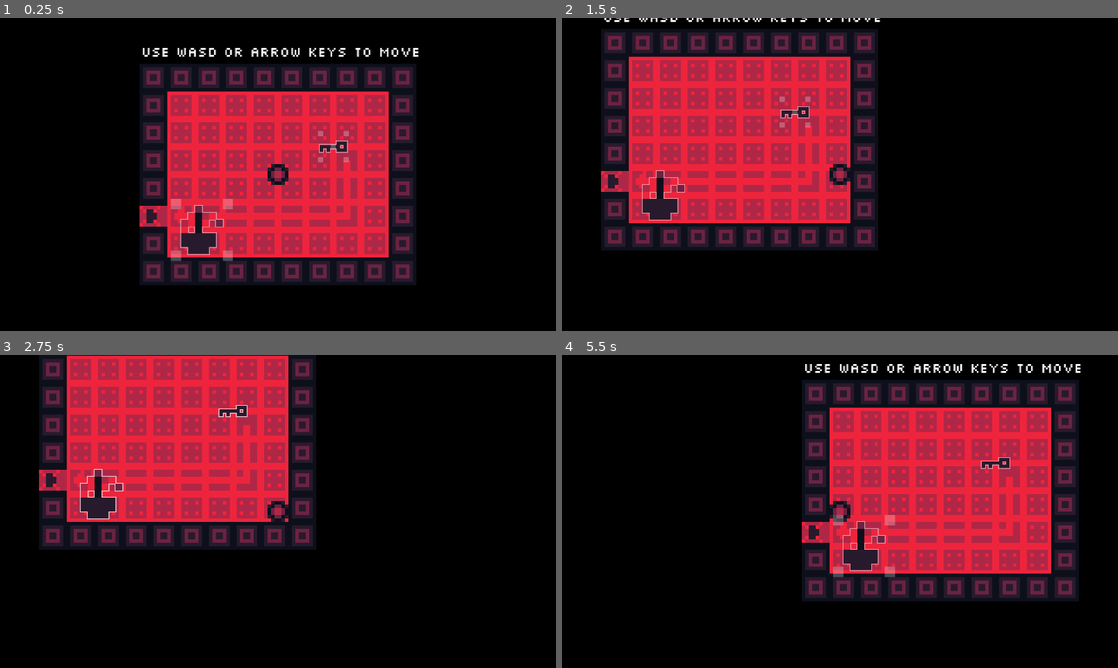
Above: before the commit, frames 1-4 (two rows, left to right).
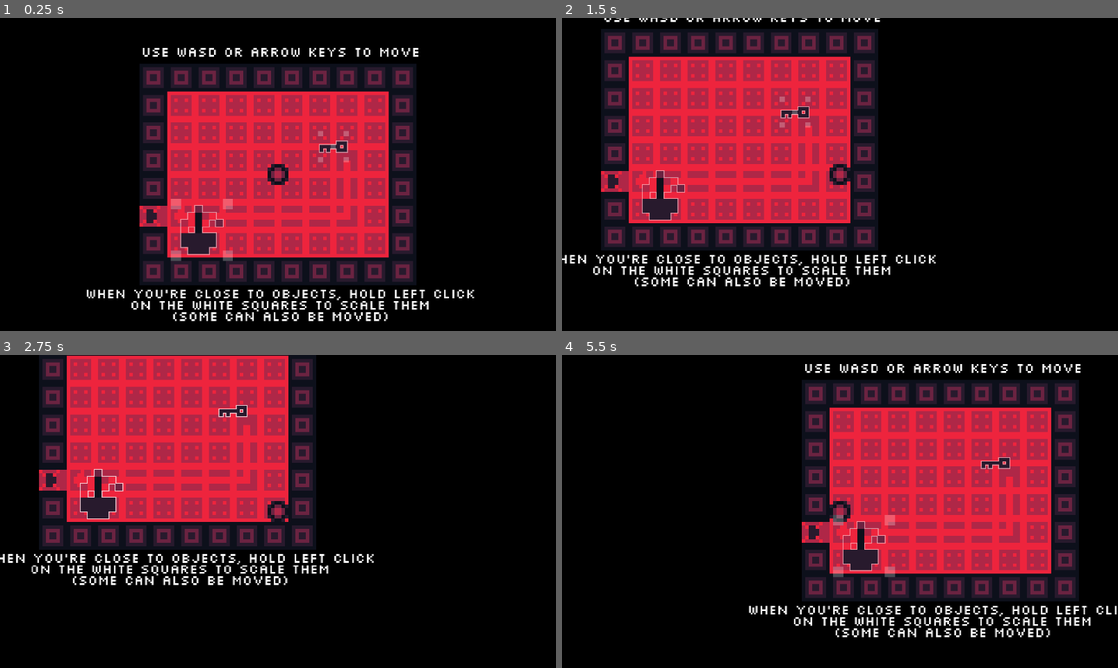
Above: after the commit, the same moments.

Repository: GriffinBaxter/Scaled-To-Nothing
Game: Godot game, scene res://Scenes/main.tscn
Two runs of this game, one before a commit and one after it. Both use one fixed random seed, a clock stepped at 60 frames per second and the inputs below.
Inputs (mouse positions are in pixels of both pictures, inside the frame that each line leads up to):
- Up to frame 1 (0.25 s): no input
- Up to frame 2 (1.5 s): tap Enter at 0.5 s; press the mouse at (840, 174) at 0.53 s; hold D (right) 0.53-1.28 s; move the mouse to (795, 146) at 1.27 s; release the mouse at (795, 146) at 1.28 s; hold S (down) from 1.28 s (still down); click (795, 146) at 1.35 s
- Up to frame 3 (2.75 s): tap Space at 2 s; move the mouse to (100, 492) at 2.02 s; release S (down) at 2.03 s; press the mouse at (100, 492) at 2.03 s; hold D (right) from 2.03 s (still down)
- Up to frame 4 (5.5 s): move the mouse to (812, 574) at 2.77 s; release D (right) at 2.78 s; release the mouse at (812, 574) at 2.78 s; hold W (up) 2.78-3.53 s; click (812, 574) at 2.85 s; move the mouse to (1006, 558) at 3.52 s; press the mouse at (1006, 558) at 3.53 s; hold A (left) 3.53-5.03 s; move the mouse to (673, 464) at 4.27 s; release the mouse at (673, 464) at 4.28 s; click (673, 464) at 4.35 s; tap Enter at 5 s; move the mouse to (867, 511) at 5.02 s; press the mouse at (867, 511) at 5.03 s; hold S (down) from 5.03 s (still down)

The runs differ from the first frame. In frame 1, 2.1% of the frame differs, in the area x 15-86%, y 86-97%; in frame 2, 2.0%; in frame 3, 2.0%; in frame 4, 2.0%.

Commit message:
Add basic tutorial text

Diff:
--- a/Scenes/main.tscn
+++ b/Scenes/main.tscn
@@ -13,6 +13,9 @@
 [ext_resource type="PackedScene" uid="uid://cwm8i0stur1uj" path="res://Scenes/square_table.tscn" id="7_m16ng"]
 [ext_resource type="PackedScene" uid="uid://bhx27ynh18tyk" path="res://Scenes/circle_table.tscn" id="8_vmjtb"]
 [ext_resource type="Script" path="res://Scripts/zoom_out_last_level.gd" id="13_k46e0"]
+
+[sub_resource type="Theme" id="Theme_4etru"]
+default_font = ExtResource("4_f43fv")
 
 [sub_resource type="CircleShape2D" id="CircleShape2D_f8w3p"]
 radius = 12.0
@@ -100,6 +103,15 @@
 scale = Vector2(4, 4)
 texture = ExtResource("3_4tu8w")
 
+[node name="PlayerLabel" type="RichTextLabel" parent="Player/Sprite2D"]
+offset_left = -10.25
+offset_top = -14.0
+offset_right = 120.93
+offset_bottom = 39.385
+scale = Vector2(0.165, 0.165)
+theme = SubResource("Theme_4etru")
+text = "DEFAULT TEXT DEFAULT TEXT DEFAULT TEXT"
+
 [node name="CollisionShape2D" type="CollisionShape2D" parent="Player"]
 shape = SubResource("CircleShape2D_f8w3p")
 
@@ -142,6 +154,23 @@
 layout_mode = 2
 theme_override_fonts/font = ExtResource("4_f43fv")
 text = "USE WASD OR ARROW KEYS TO MOVE"
+horizontal_alignment = 1
+vertical_alignment = 1
+
+[node name="MarginContainer2" type="MarginContainer" parent="UI"]
+layout_mode = 0
+offset_left = -223.0
+offset_top = 130.0
+offset_right = 229.0
+offset_bottom = 173.0
+
+[node name="Label" type="Label" parent="UI/MarginContainer2"]
+layout_mode = 2
+theme_override_constants/line_spacing = -4
+theme_override_fonts/font = ExtResource("4_f43fv")
+text = "WHEN YOU'RE CLOSE TO OBJECTS, HOLD LEFT CLICK
+ON THE WHITE SQUARES TO SCALE THEM
+(SOME CAN ALSO BE MOVED)"
 horizontal_alignment = 1
 vertical_alignment = 1
 
--- a/Scripts/main.gd
+++ b/Scripts/main.gd
@@ -17,12 +17,14 @@
 
 @onready var player: CharacterBody2D = $Player
 @onready var player_area_2d_for_scaling: Area2D = $Player/Area2DForScaling
+@onready var player_label: RichTextLabel = $Player/Sprite2D/PlayerLabel
 
 # level 1
 @onready var level_1: Node2D = $Level1
 @onready var l1_tile_map: TileMapLayer = $Level1/TileMapLayer1
 @onready var l1_key: Area2D = $Level1/Key
-@onready var l1_label: Label = $UI/MarginContainer/Label
+@onready var l1_label_1: Label = $UI/MarginContainer/Label
+@onready var l1_label_2: Label = $UI/MarginContainer2/Label
 @onready var l1_locked_door_connect: Area2D = $Level1/LockedDoorConnect
 
 # level 2
@@ -40,10 +42,12 @@
 
 func _ready() -> void:
 	l1_items_to_hide = level_1.get_children()
-	l1_items_to_hide.append(l1_label)
+	l1_items_to_hide.append_array([l1_label_1, l1_label_2])
 	l2_items_to_hide = level_2.get_children()
 	l3_items_to_hide = level_3.get_children()
 	l4_items_to_hide = level_4.get_children()
+
+	player_label.text = ""
 
 
 func _process(_delta: float) -> void:
@@ -64,6 +68,19 @@
 
 func set_sprite_outline_colour(sprite, colour):
 	sprite.find_child("Sprite2D").material.set_shader_parameter("colour", colour)
+	var current_level_key
+	if level == 1:
+		current_level_key = l1_key
+	if level == 2:
+		current_level_key = l2_key
+
+	if is_instance_valid(current_level_key):
+		if colour == Color.BLACK and sprite == current_level_key:
+			player_label.text = "THE KEY'S SCALE ISN'T QUITE RIGHT..."
+		elif colour == Color.WHITE and sprite == current_level_key:
+			player_label.text = ""
+	else:
+		player_label.text = ""
 
 
 func update_level(new_level, visible_items, non_visible_items_array):
@@ -101,6 +118,9 @@
 	key.queue_free()
 	completed_levels.append(level)
 
+	if level == 2:
+		player_label.visible = false
+
 
 func _on_object_currently_scaling(value: Variant) -> void:
 	if global_object_currently_scaling == null or value == null:
Binary file removed: Font/Silkscreen/slkscrb.ttf
Not shown, removed: Font/Silkscreen/slkscrb.ttf.import
Not shown: 1 places in Scenes/main.tscn that only renumber resources
